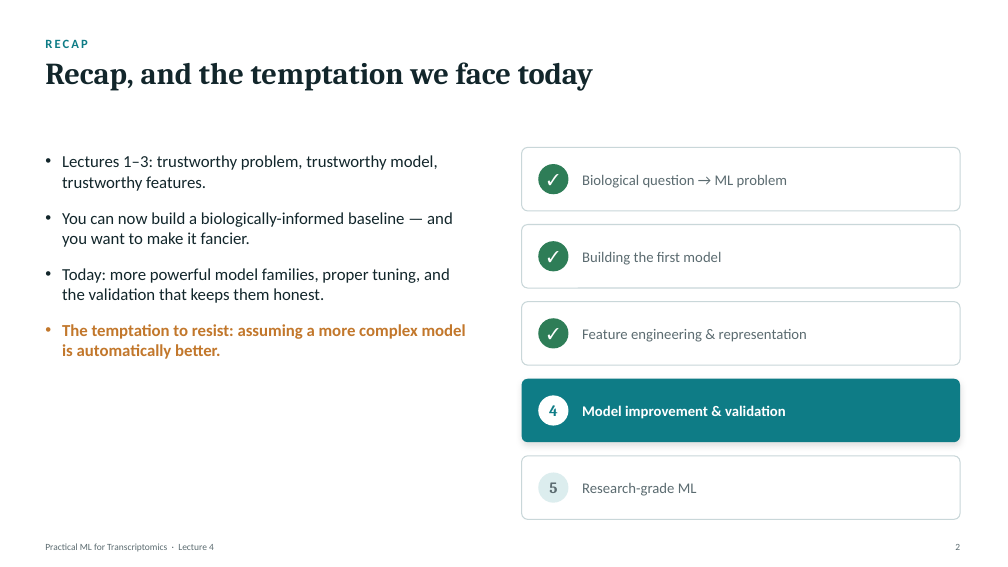
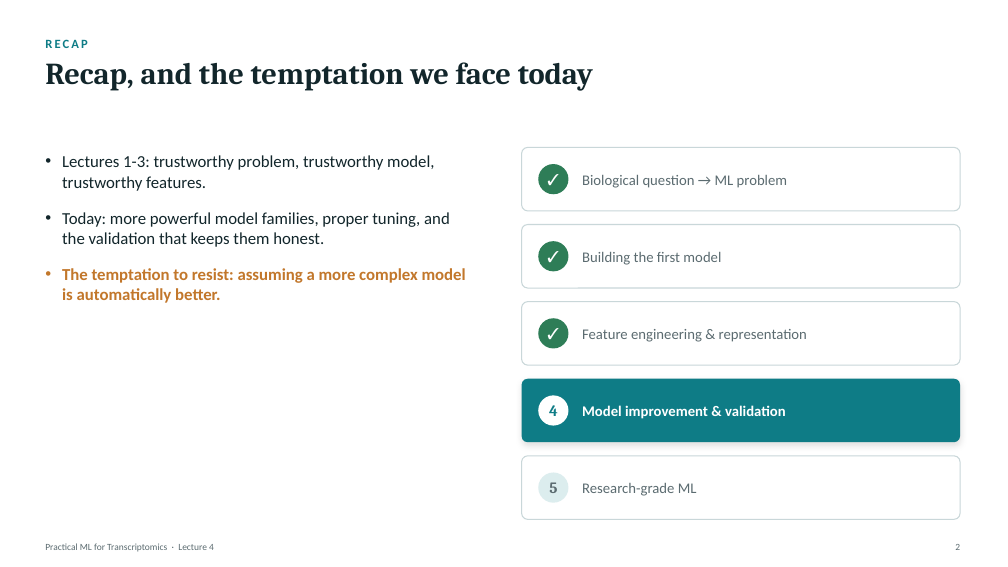
Before and after one commit to zhanyinx/ml26, a slide deck: slide 2 of lessons/lesson04_model_validation/theory/slides/Lecture4 - Model Improvement, Validation, and Interpretation.pptx. Drawn at 1008x567 pixels with LibreOffice and Linux fonts; fonts in the diff are those of the drawing. Boxes give left, top, right and bottom in pixels: in the first picture for what was removed or moved away, otherwise in the second. Text is boxed around its words. In the diff, an @@ line names an element or a change of style, - is before the commit and + after.

```diff
--- a/lessons/lesson04_model_validation/theory/slides/Lecture4 - Model Improvement, Validation, and Interpretation.pptx
+++ b/lessons/lesson04_model_validation/theory/slides/Lecture4 - Model Improvement, Validation, and Interpretation.pptx
@@ text at <box>62,155,434,191</box>: text changed @@
-• Lectures 1–3: trustworthy problem, trustworthy model, trustworthy features.
-• You can now build a biologically-informed baseline — and you want to make it fancier.
+• Lectures 1-3: trustworthy problem, trustworthy model, trustworthy features.
```
Also in this commit, not shown: 18 other slides changed, 4 slides added, 4 slides removed.
